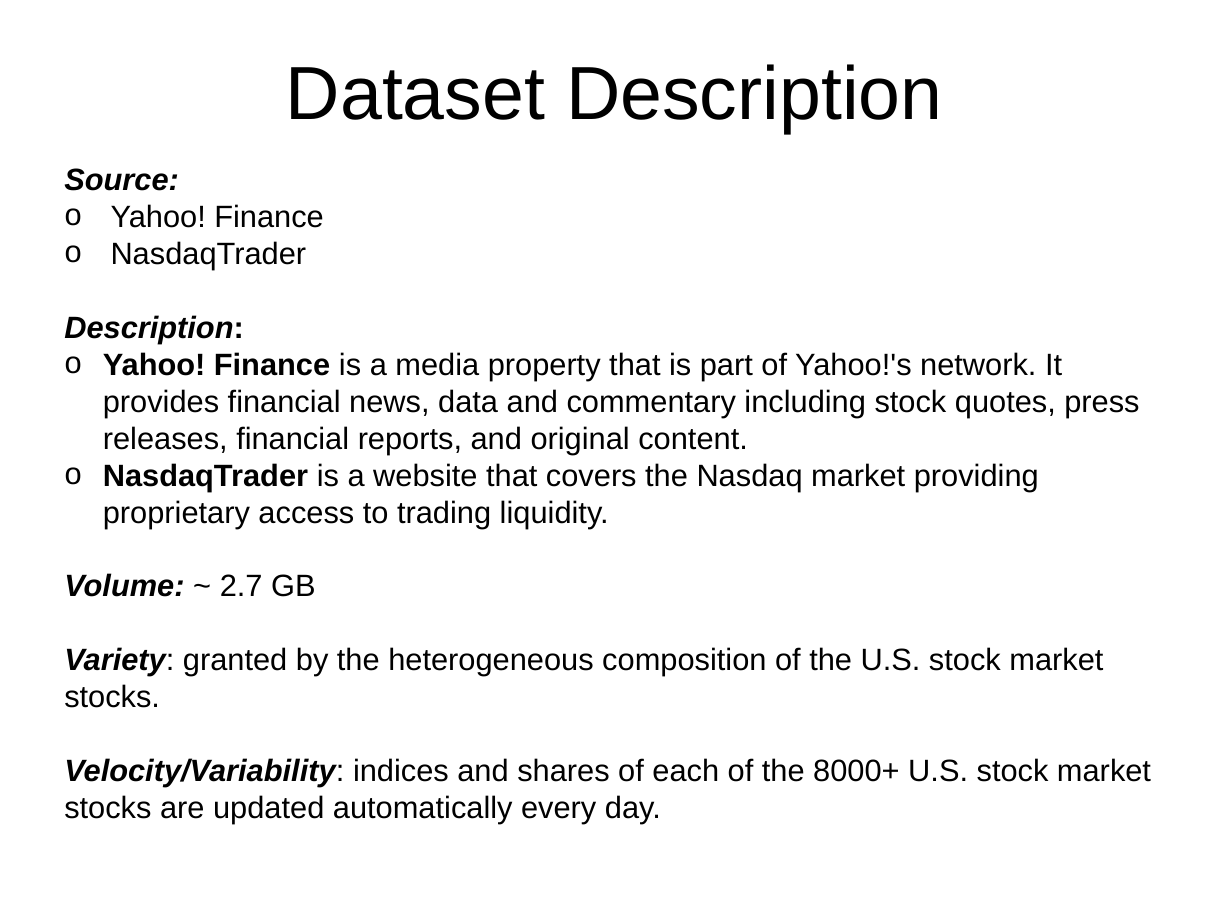
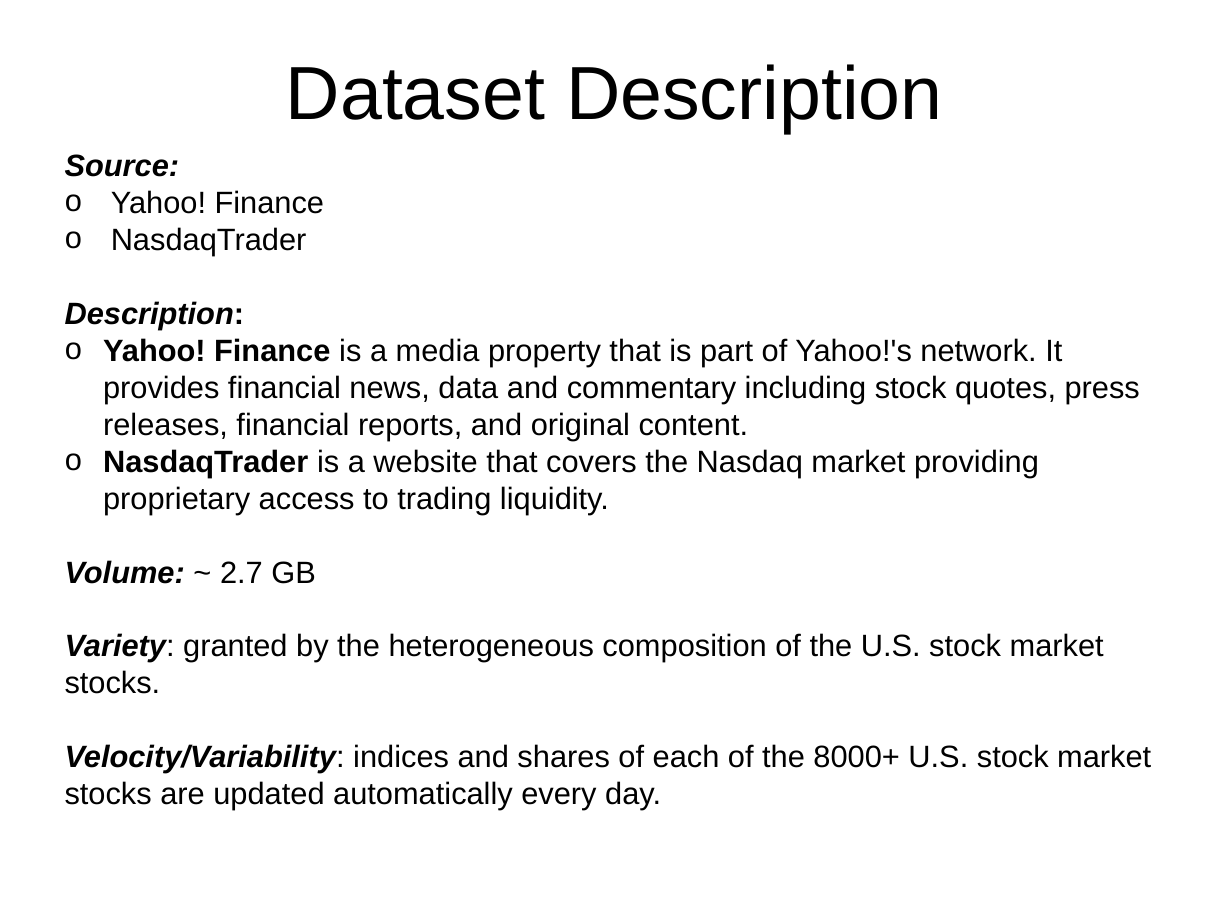
Before and after one commit to rambodrahmani/stocksim, a slide deck: slide 4 of documentation/stocksim_preliminary_presentation.pptx. Drawn at 1232x924 pixels with LibreOffice and Linux fonts; fonts in the diff are those of the drawing; background and template pictures are left out. Boxes give left, top, right and bottom in pixels: in the first picture for what was removed or moved away, otherwise in the second. Text is boxed around its words. In the diff, an @@ line names an element or a change of style, - is before the commit and + after.

```diff
--- a/documentation/stocksim_preliminary_presentation.pptx
+++ b/documentation/stocksim_preliminary_presentation.pptx
@@ text "Source:": place and size @@
-text "Source:" at (64, 168, 1151, 824)
+text "Source:" at (65, 154, 1151, 810)
```
Also in this commit, not shown: 3 other slides changed.
